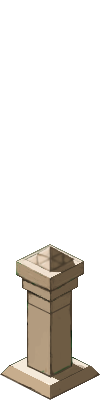
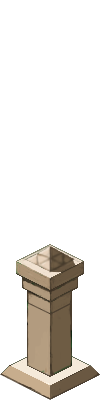
Revision of a layered 100x400 image; what changed, layer by layer:
added layer "top" above "middle" over [16,247,78,302]
added layer "middle" above "base" over [1,247,72,389]
added layer "base" above "fixed iso pillar" over [1,356,91,389]
hid "fixed iso pillar" over [1,247,91,389]
